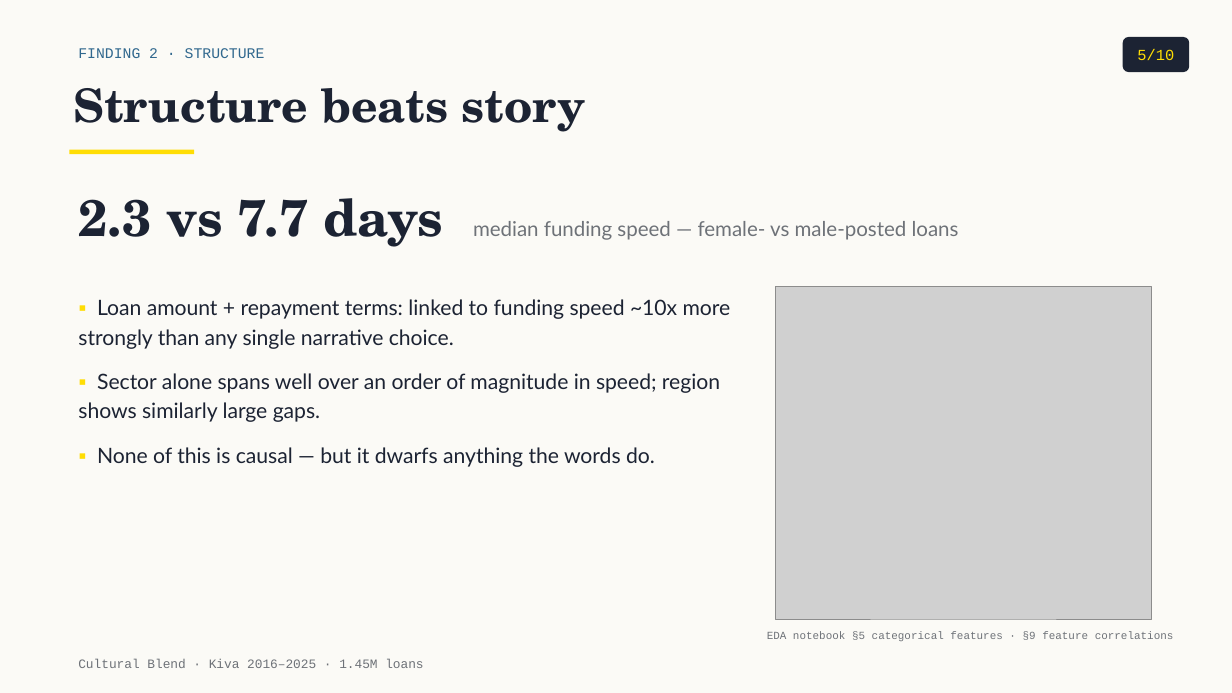
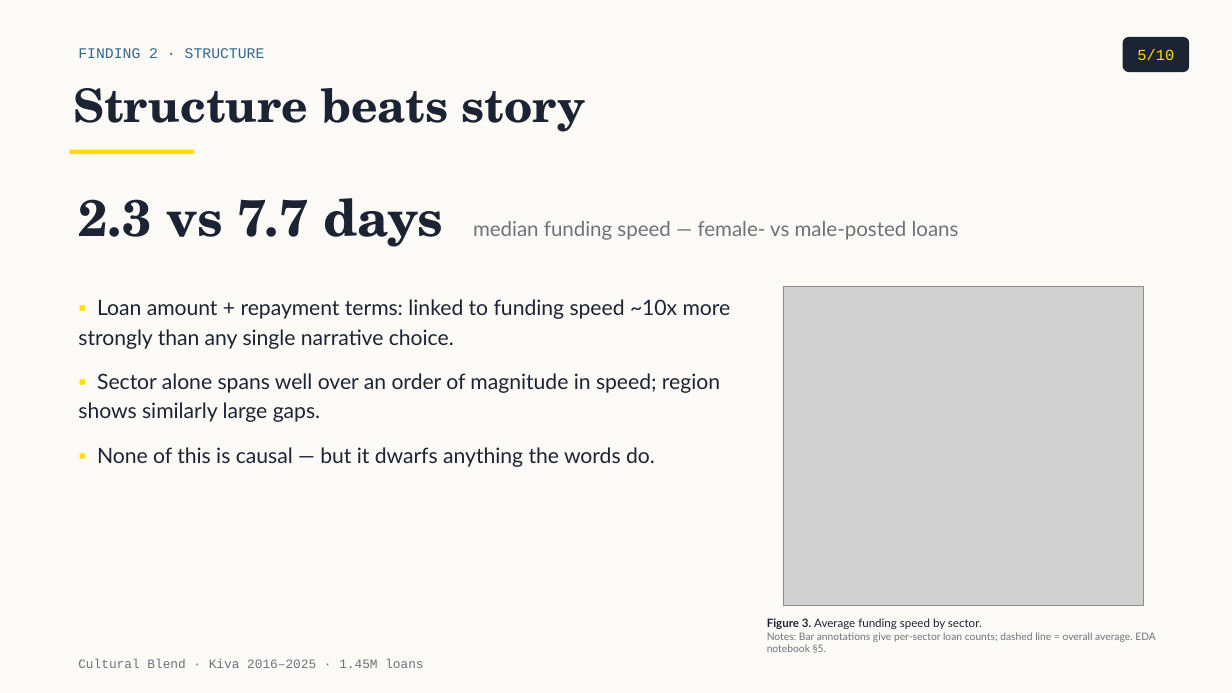
Before and after one commit to tuannm3812/unsw-ma-hackathon-2026, a slide deck: slide 5 of docs/presentation/slides_draft.pptx. Drawn at 1232x693 pixels with LibreOffice and Linux fonts; fonts in the diff are those of the drawing; grey boxes stand for pictures. Boxes give left, top, right and bottom in pixels: in the first picture for what was removed or moved away, otherwise in the second. Text is boxed around its words. In the diff, an @@ line names an element or a change of style, - is before the commit and + after.

```diff
--- a/docs/presentation/slides_draft.pptx
+++ b/docs/presentation/slides_draft.pptx
@@ picture: place and size @@
-picture at [775, 287, 1152, 619]
+picture at [784, 287, 1144, 605]
@@ text at [767, 618, 1156, 653]: text changed; size 8.5 to 8 pt; font Courier New to Lato @@
-EDA notebook §5 categorical features · §9 feature correlations
+Figure 3. Average funding speed by sector.
+Notes: Bar annotations give per-sector loan counts; dashed line = overall average. EDA notebook §5.
```
Also in this commit, not shown: 7 other slides changed, 10 other files.
